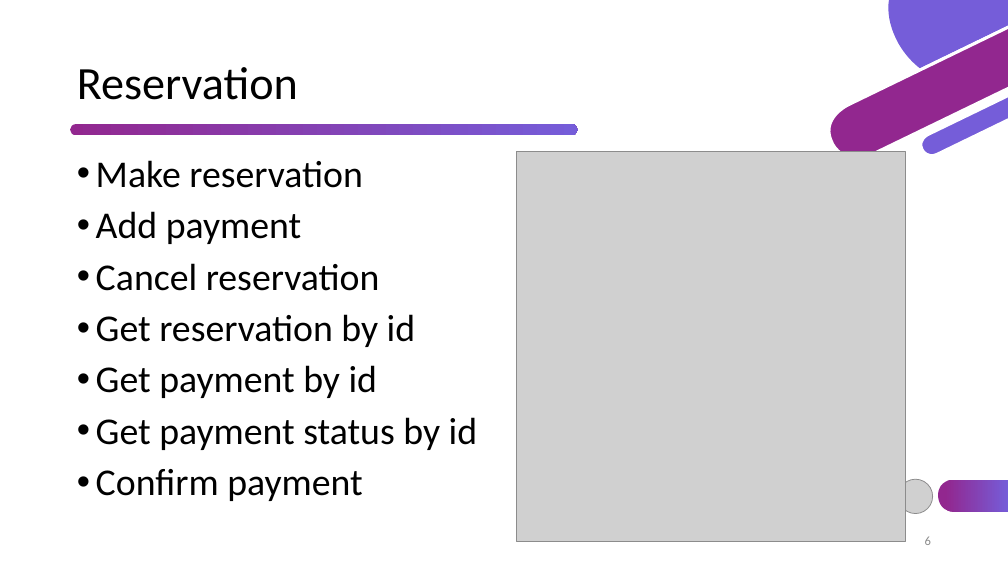
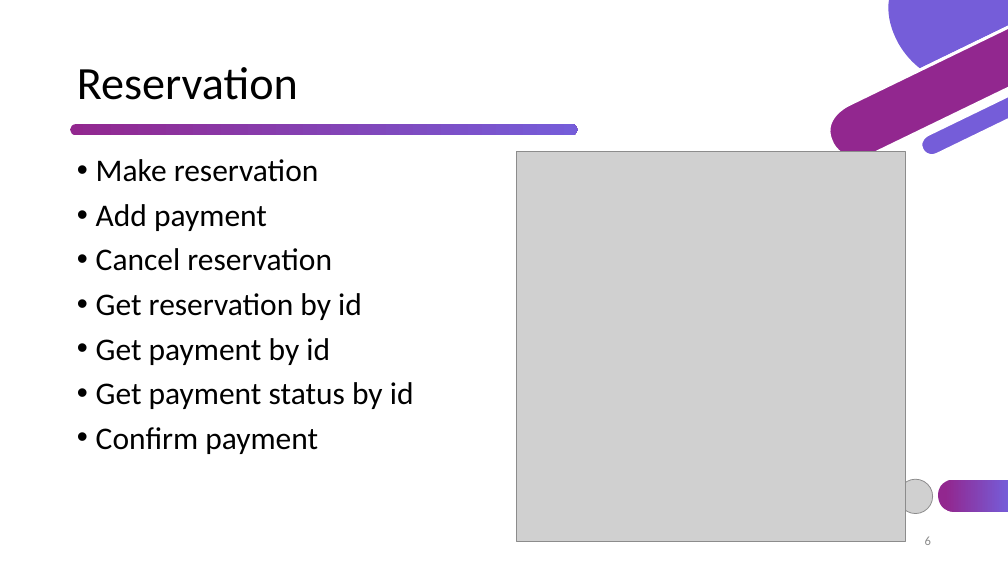
Before and after one commit to TsvetislavaYankova/ITTalents-FinalProject-Airbnb, a slide deck: slide 6 of Airbnb.pptx. Drawn at 1008x567 pixels with LibreOffice and Linux fonts; fonts in the diff are those of the drawing; grey boxes stand for pictures. Boxes give left, top, right and bottom in pixels: in the first picture for what was removed or moved away, otherwise in the second. Text is boxed around its words. In the diff, an @@ line names an element or a change of style, - is before the commit and + after.

```diff
--- a/Airbnb.pptx
+++ b/Airbnb.pptx
@@ text "Make reservation" at [96, 159, 414, 454]: size 36 to 30 pt @@
```
Also in this commit, not shown: 6 other slides changed, 1 slide added, 1 slide removed, 2 other files.
